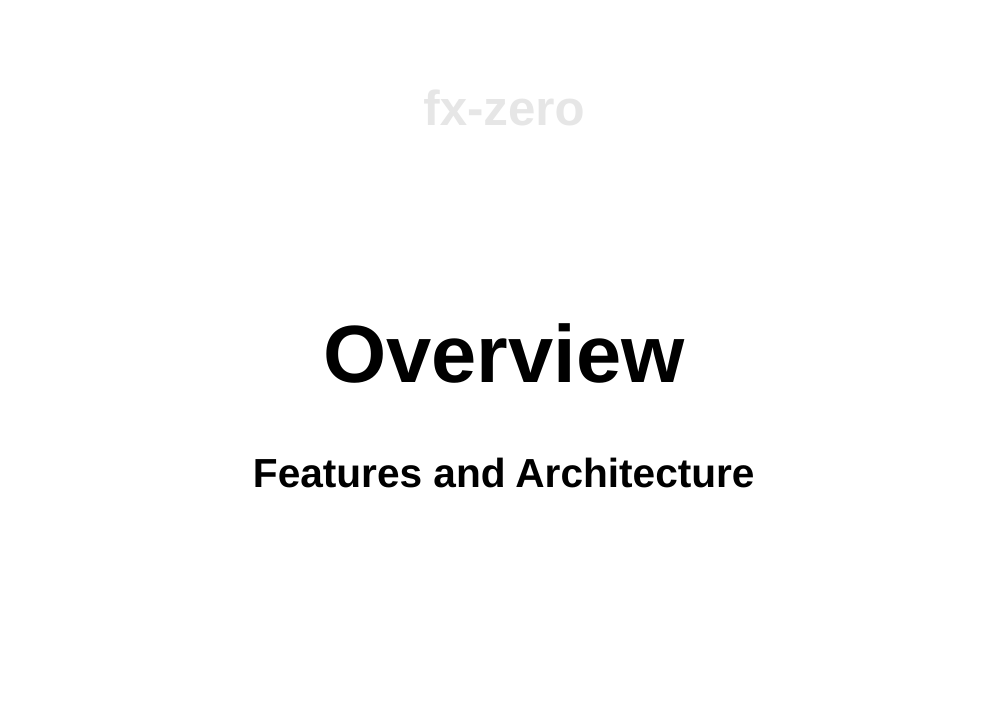
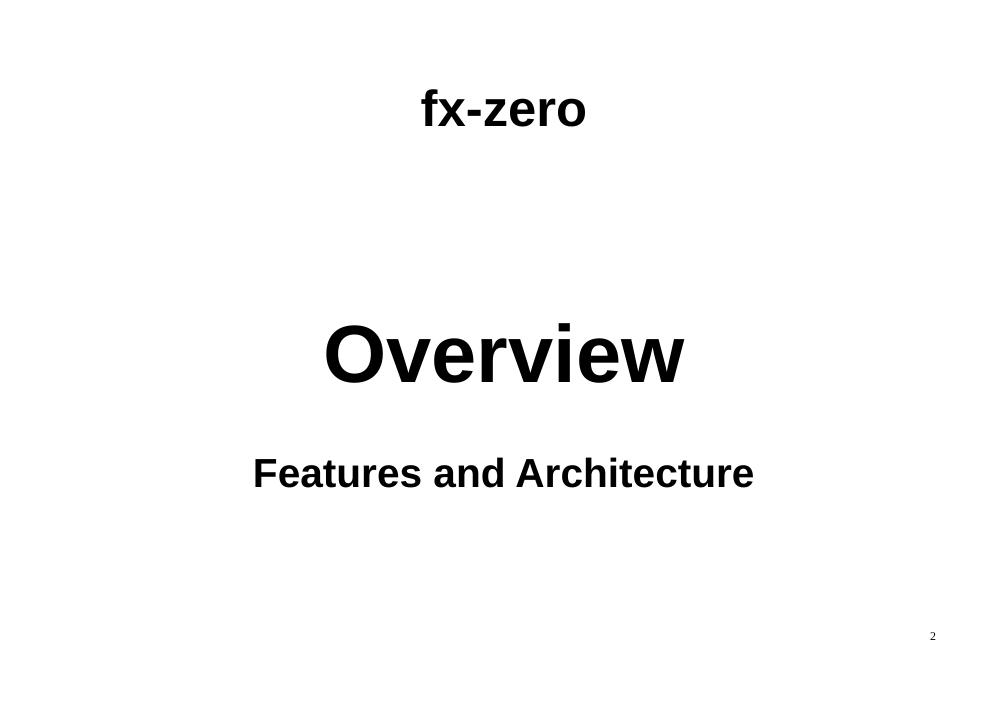
Before and after one commit to hsk81/fx-zero, a slide deck: slide 2 of doc/presentation/fx-zero.odp. Drawn at 1008x712 pixels with LibreOffice and Linux fonts; fonts in the diff are those of the drawing. Boxes give left, top, right and bottom in pixels: in the first picture for what was removed or moved away, otherwise in the second. Text is boxed around its words. In the diff, an @@ line names an element or a change of style, - is before the commit and + after.

```diff
--- a/doc/presentation/fx-zero.odp
+++ b/doc/presentation/fx-zero.odp
@@ title added at bbox=[421, 89, 587, 127], 60 pt, text #000000, bold @@
+fx-zero
@@ page number added at bbox=[930, 632, 936, 640], 14 pt, text #000000 @@
+2
```
Also in this commit, not shown: 18 other slides changed, 7 slides added, 5 slides removed.
